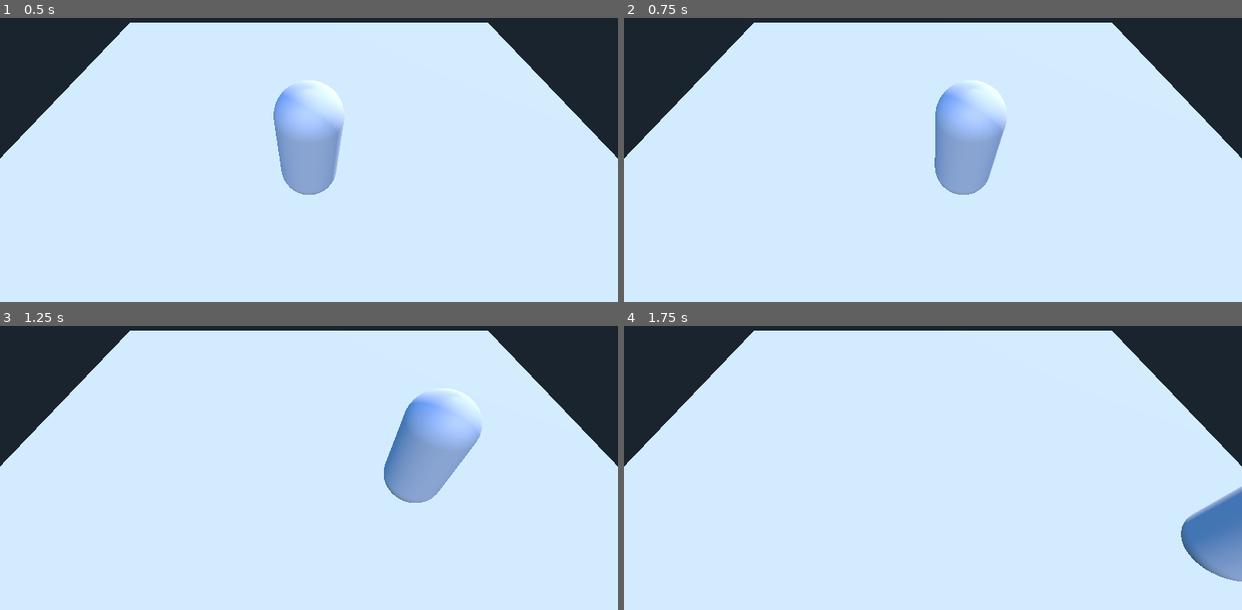
Above: before the commit, frames 1-4 (two rows, left to right).
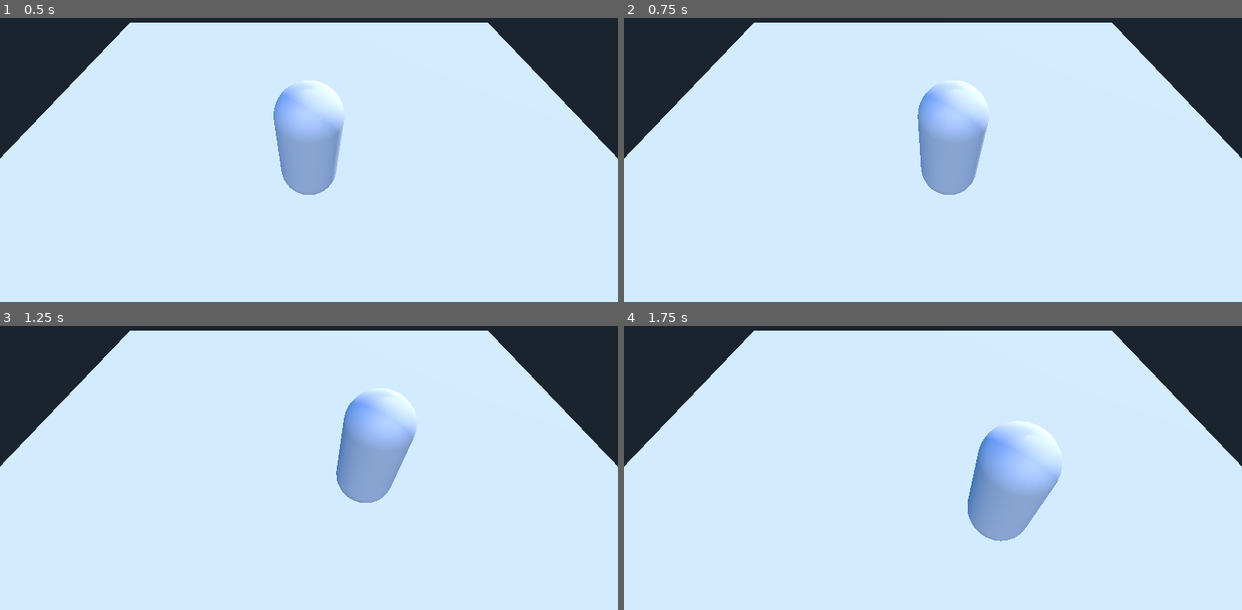
Above: after the commit, the same moments.

Repository: RokaRoka/altered-state-system
Game: Godot game, scene res://TestWorld.tscn
Two runs of this game, one before a commit and one after it. Both use one fixed random seed, a clock stepped at 60 frames per second and the inputs below.
Inputs:
- Up to frame 1 (0.5 s): no input
- Up to frame 2 (0.75 s): tap Enter at 0.5 s; hold D (player_right, bound only after the commit) from 0.53 s (still down)
- Up to frame 3 (1.25 s): keep holding D (player_right, bound only after the commit)
- Up to frame 4 (1.75 s): release D (player_right, bound only after the commit) at 1.28 s; hold S (player_down, bound only after the commit) from 1.28 s (still down)

Frame 1 is identical in both runs. In frame 2, 2.8% of the frame differs, in the area x 47-62%, y 22-63%; in frame 3, 6.6%, in the area x 54-78%, y 22-63%; in frame 4, 6.2%.

Commit message:
Initial player movement

Diff:
--- a/FireSword/Player/Player.gd
+++ b/FireSword/Player/Player.gd
@@ -1,16 +1,11 @@
 extends KinematicBody
-
-#position constants
-const VEC3_FORWARD = Vector3( 0, 0, 1 )
-const VEC3_LEFT = Vector3( 1, 0, 0 )
-const VEC3_UP = Vector3( 0, 1, 0 )
 
 #physics constants
 const GRAVITY = Vector3(0, -30, 0)
 
 #editor members
 #player speed in pixels per second
-export var player_spd = 2
+export var player_spd = 128
 
 #private members
 var buffered_velocity = Vector3()
@@ -19,37 +14,26 @@
 func _ready():
 	pass
 
-func _input(event):
-	if event is InputEventKey:
-		match event.scancode:
-			KEY_W:
-				#move forward
-				input_direction += (VEC3_FORWARD * player_spd)
-			KEY_A:
-				#move left
-				input_direction += ( VEC3_LEFT * player_spd)
-			KEY_D:
-				#move right
-				input_direction += ( VEC3_LEFT * -1 * player_spd)
-			KEY_S:
-				#move back
-				input_direction += ( VEC3_FORWARD * -1 * player_spd)
-		if event.pressed:
-			bufferMovement( input_direction )
-		else:
-			#bufferMovement( input_direction * -1)
-			pass
-
 func _physics_process(delta):
-	playerMovement()
+	input_direction = Vector3()
+	bufferMovement()
+	playerMovement(delta)
 	#applyGravity()
 
-func playerMovement():
-	if buffered_velocity.length_squared() > 0:
-		move_and_slide( buffered_velocity )
 
-func bufferMovement(direction):
-	buffered_velocity = direction * player_spd
+func bufferMovement():
+	if Input.is_action_pressed( "player_up" ):
+		input_direction += (dir.forward)
+	if Input.is_action_pressed( "player_left" ):
+		input_direction += (dir.left)
+	if Input.is_action_pressed( "player_right" ):
+		input_direction += ( dir.left * -1)
+	if Input.is_action_pressed( "player_down" ):
+		input_direction += ( dir.forward * -1)
+
+func playerMovement(delta):
+	if input_direction.length_squared() > 0:
+		move_and_slide( input_direction * player_spd * delta)
 
 func applyGravity():
 	var coll = move_and_collide( GRAVITY )
--- /dev/null
+++ b/FireSword/System/directions.gd
@@ -0,0 +1,7 @@
+extends Node
+
+const center = Vector3()
+
+const left = Vector3(1, 0, 0)
+const forward = Vector3( 0, 0, 1)
+const up = Vector3( 0, 1, 0)
--- a/FireSword/TestWorld.tscn
+++ b/FireSword/TestWorld.tscn
@@ -66,7 +66,7 @@
 collision/safe_margin = 0.001
 script = ExtResource( 1 )
 _sections_unfolded = [ "Transform" ]
-player_spd = 2
+player_spd = 128
 
 [node name="PlayerBodyMesh" type="MeshInstance" parent="Player" index="0"]
 
--- a/FireSword/project.godot
+++ b/FireSword/project.godot
@@ -14,6 +14,25 @@
 run/main_scene="res://TestWorld.tscn"
 config/icon="res://icon.png"
 
+[autoload]
+
+dir="*res://System/directions.gd"
+
+[input]
+
+player_up=[ Object(InputEventKey,"resource_local_to_scene":false,"resource_name":"","device":0,"alt":false,"shift":false,"control":false,"meta":false,"command":false,"pressed":false,"scancode":87,"unicode":0,"echo":false,"script":null)
+ ]
+player_down=[ Object(InputEventKey,"resource_local_to_scene":false,"resource_name":"","device":0,"alt":false,"shift":false,"control":false,"meta":false,"command":false,"pressed":false,"scancode":83,"unicode":0,"echo":false,"script":null)
+ ]
+player_left=[ Object(InputEventKey,"resource_local_to_scene":false,"resource_name":"","device":0,"alt":false,"shift":false,"control":false,"meta":false,"command":false,"pressed":false,"scancode":65,"unicode":0,"echo":false,"script":null)
+ ]
+player_right=[ Object(InputEventKey,"resource_local_to_scene":false,"resource_name":"","device":0,"alt":false,"shift":false,"control":false,"meta":false,"command":false,"pressed":false,"scancode":68,"unicode":0,"echo":false,"script":null)
+ ]
+player_attack=[ Object(InputEventKey,"resource_local_to_scene":false,"resource_name":"","device":0,"alt":false,"shift":false,"control":false,"meta":false,"command":false,"pressed":false,"scancode":32,"unicode":0,"echo":false,"script":null)
+ ]
+player_switch=[ Object(InputEventKey,"resource_local_to_scene":false,"resource_name":"","device":0,"alt":false,"shift":false,"control":false,"meta":false,"command":false,"pressed":false,"scancode":16777218,"unicode":0,"echo":false,"script":null)
+ ]
+
 [rendering]
 
 environment/default_environment="res://default_env.tres"
